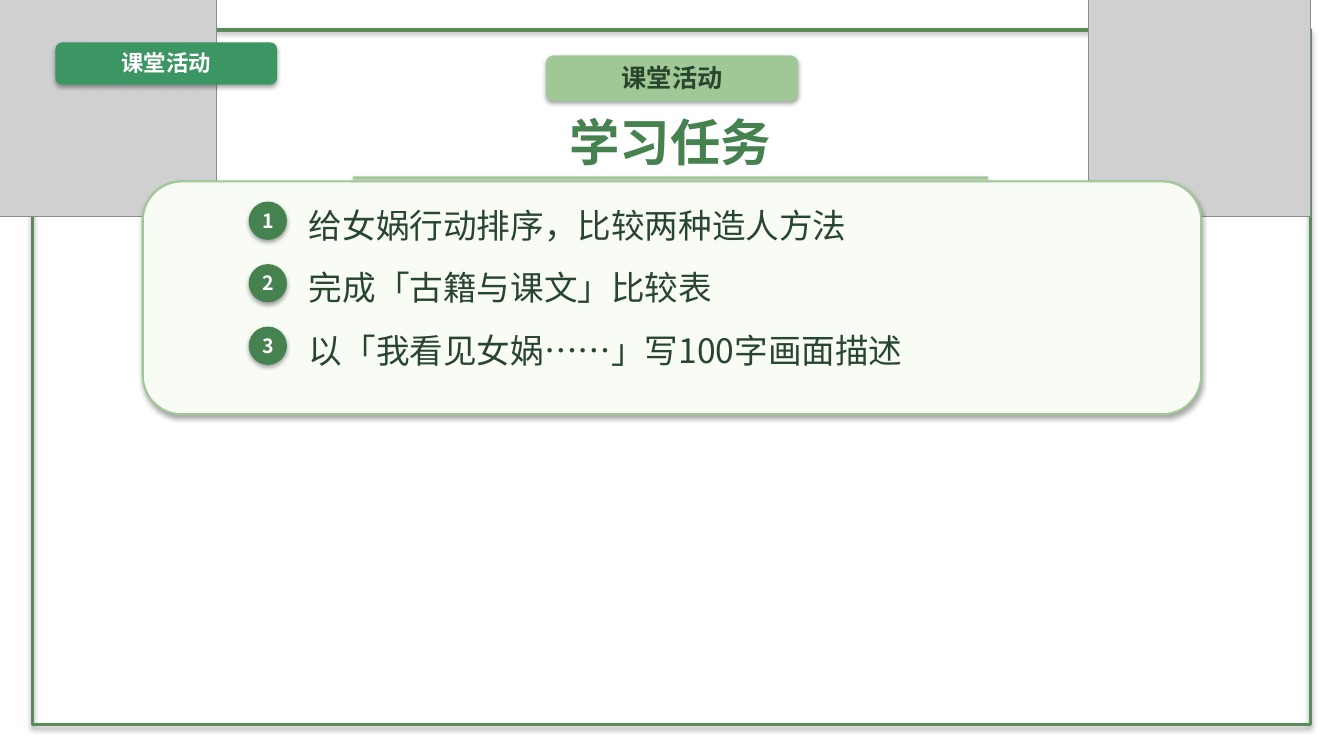
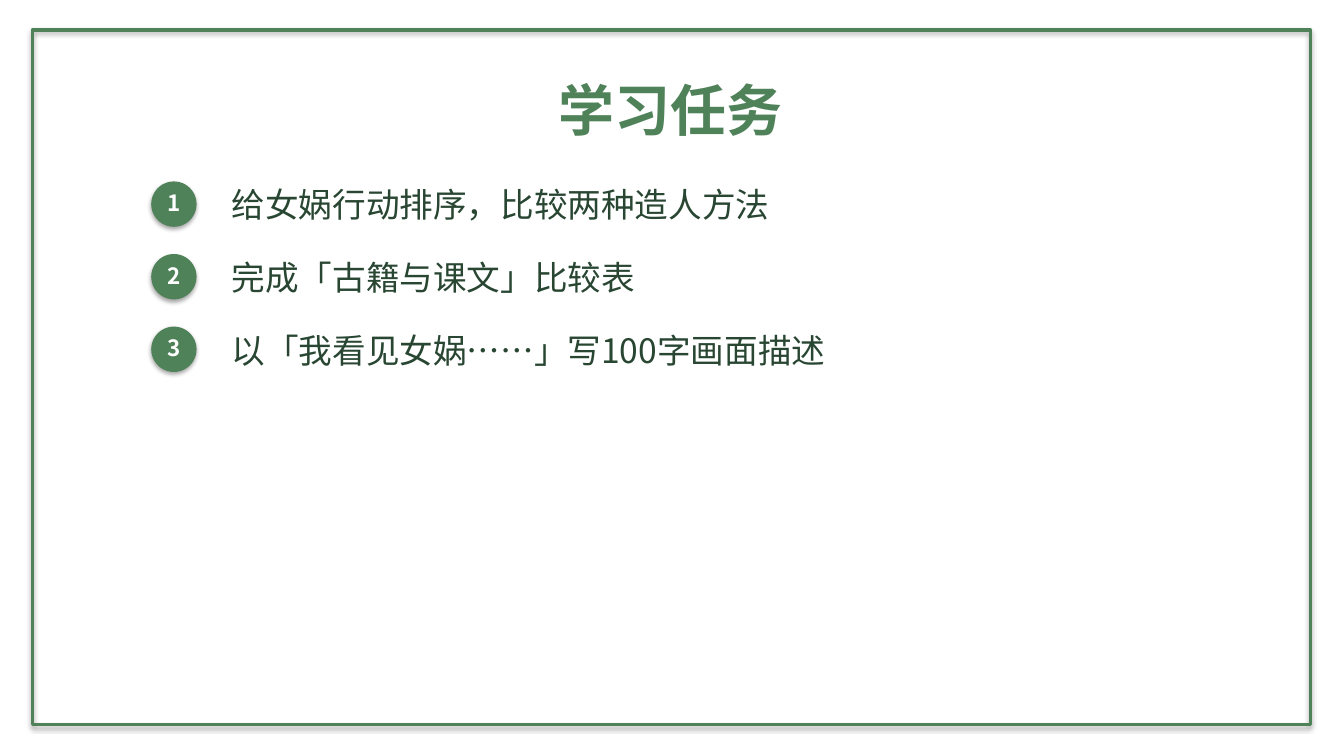
Before and after one commit to decemberlin54-del/declin, a slide deck: slide 6 of unit6-lesson23-nuwa.pptx. Drawn at 1344x756 pixels with LibreOffice and Linux fonts; fonts in the diff are those of the drawing; grey boxes stand for pictures; background and template pictures are left out. Boxes give left, top, right and bottom in pixels: in the first picture for what was removed or moved away, otherwise in the second. Text is boxed around its words. In the diff, an @@ line names an element or a change of style, - is before the commit and + after.

```diff
--- a/unit6-lesson23-nuwa.pptx
+++ b/unit6-lesson23-nuwa.pptx
@@ picture removed at (0, 0, 217, 217) @@
@@ picture removed at (1089, 0, 1311, 217) @@
@@ rectangle at (32, 30, 1311, 725): outline #5A8C5A 2.5 pt to #50825A 2.5 pt @@
@@ rounded rectangle removed at (55, 42, 277, 85) @@
@@ text removed at (122, 52, 211, 73) @@
-课堂活动
@@ rounded rectangle removed at (546, 55, 799, 101) @@
@@ text "学习任务": place and size @@
-text "学习任务" at (569, 118, 771, 166)
+text "学习任务" at (558, 83, 782, 136)
@@ text "学习任务" at (558, 83, 782, 136): size 36 to 40 pt, text colour #468250 to #50825A; less space between paragraphs @@
@@ text removed at (622, 65, 723, 89) @@
-课堂活动
@@ text colour #28462D to #284632; less space between paragraphs in 3 elements at (232, 261, 635, 293), (232, 334, 826, 366), (232, 188, 770, 221) @@
@@ text "给女娲行动排序，比较两种造人方法": place and size @@
-text "给女娲行动排序，比较两种造人方法" at (309, 209, 847, 242)
+text "给女娲行动排序，比较两种造人方法" at (232, 188, 770, 221)
@@ rectangle removed at (353, 176, 988, 179) @@
@@ rounded rectangle removed at (143, 181, 1202, 414) @@
@@ size 14 to 16 pt; less space between paragraphs in 3 elements at (167, 339, 180, 357), (167, 267, 180, 284), (167, 194, 180, 211) @@
@@ text "1": place and size @@
-text "1" at (262, 213, 274, 228)
+text "1" at (167, 194, 180, 211)
@@ fill #468250 to #50825A in 3 elements at (151, 327, 197, 372), (151, 254, 197, 299), (151, 181, 197, 227) @@
@@ ellipse: place and size @@
-ellipse at (249, 202, 287, 240)
+ellipse at (151, 181, 197, 227)
@@ text "2": place and size @@
-text "2" at (262, 275, 274, 290)
+text "2" at (167, 267, 180, 284)
@@ ellipse: place and size @@
-ellipse at (249, 264, 287, 302)
+ellipse at (151, 254, 197, 299)
@@ text "完成「古籍与课文」比较表": place and size @@
-text "完成「古籍与课文」比较表" at (309, 271, 712, 303)
+text "完成「古籍与课文」比较表" at (232, 261, 635, 293)
@@ ellipse: place and size @@
-ellipse at (249, 327, 287, 365)
+ellipse at (151, 327, 197, 372)
@@ text "以「我看见女娲……」写100字画面描述": place and size @@
-text "以「我看见女娲……」写100字画面描述" at (309, 334, 903, 366)
+text "以「我看见女娲……」写100字画面描述" at (232, 334, 826, 366)
@@ text "3": place and size @@
-text "3" at (262, 338, 274, 354)
+text "3" at (167, 339, 180, 357)
```
Also in this commit, not shown: 4 other slides changed, 1 slide added, 3 slides removed, 20 other files.
